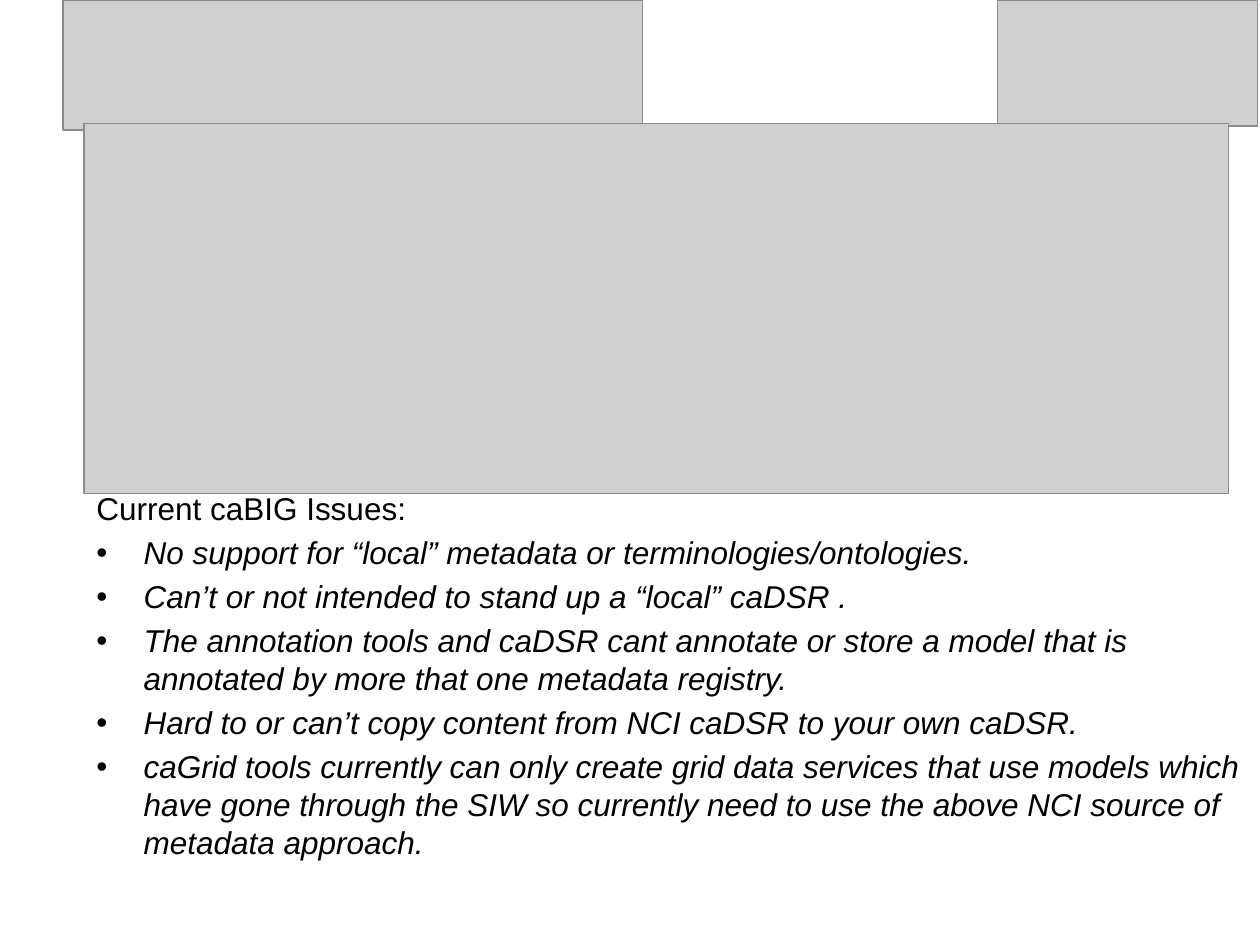
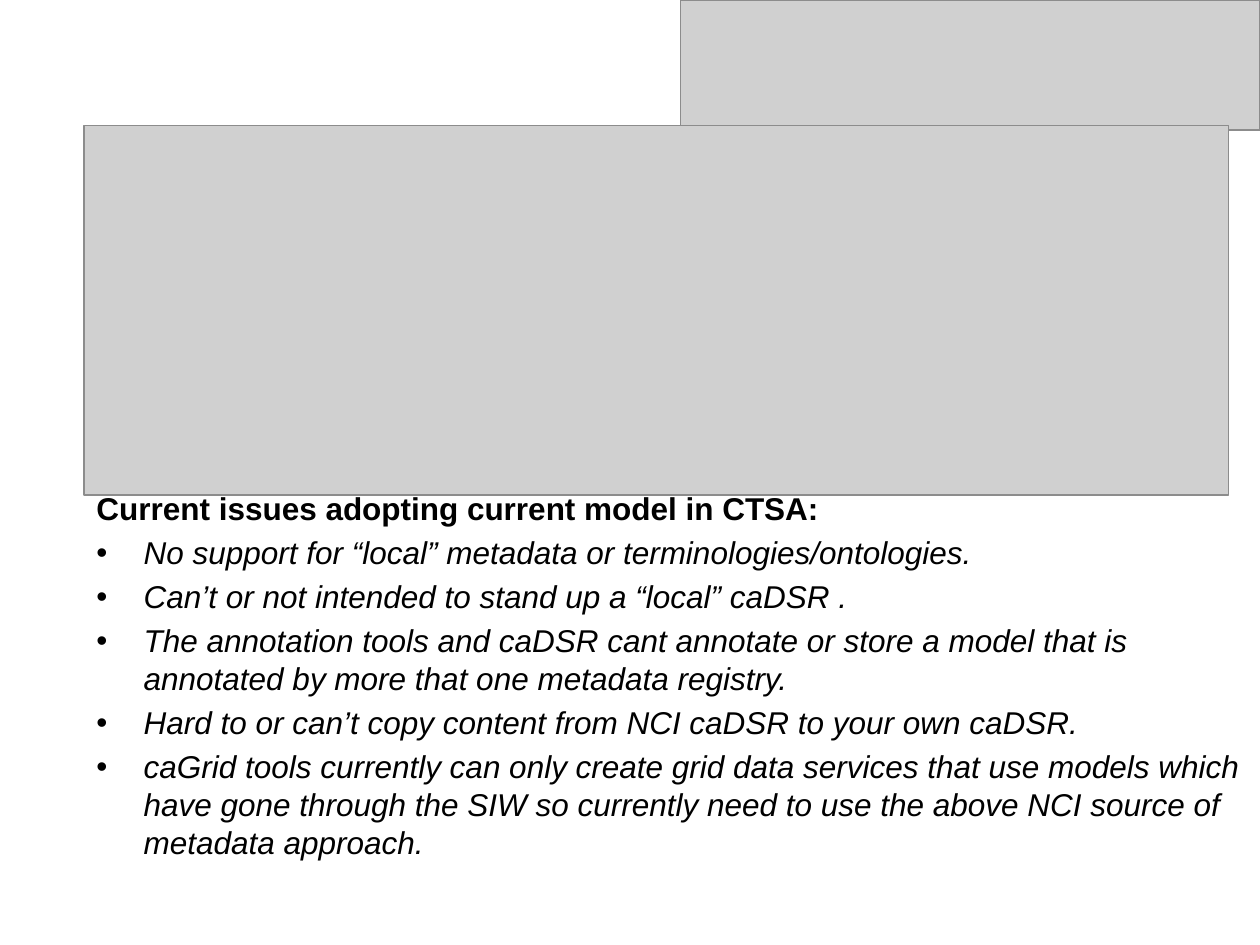
Before and after one commit to NCIP/cagrid-docs, a slide deck: slide 19 of general/presentations/200910_VCDE_ARCH/Adopting-Adapting-caGrid.pptx (slide 22 before the commit). Drawn at 1260x945 pixels with LibreOffice and Linux fonts; fonts in the diff are those of the drawing; grey boxes stand for pictures; background and template pictures are left out. Boxes give left, top, right and bottom in pixels: in the first picture for what was removed or moved away, otherwise in the second. Text is boxed around its words. In the diff, an @@ line names an element or a change of style, - is before the commit and + after.

```diff
--- a/general/presentations/200910_VCDE_ARCH/Adopting-Adapting-caGrid.pptx
+++ b/general/presentations/200910_VCDE_ARCH/Adopting-Adapting-caGrid.pptx
@@ title removed at (84,0,998,126) @@
-openMDR
@@ picture: place and size @@
-picture at (63,0,643,130)
+picture at (680,0,1260,130)
@@ picture removed at (998,0,1259,126) @@
@@ text at (96,495,818,526): text changed; bold on @@
-Current caBIG Issues:
+Current issues adopting current model in CTSA:
```
Also in this commit, not shown: 21 other slides changed, 5 slides added, 10 slides removed.
